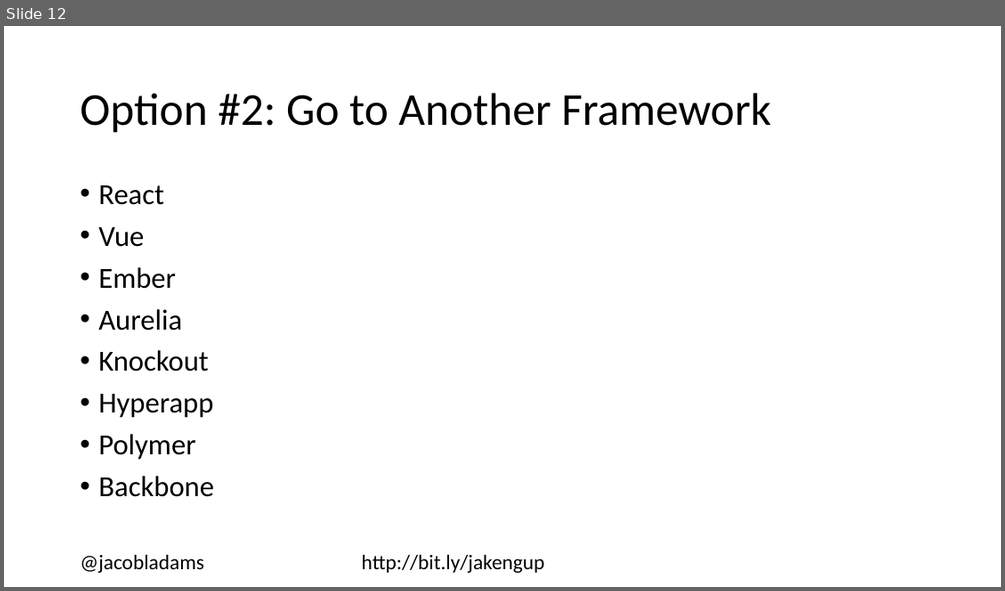
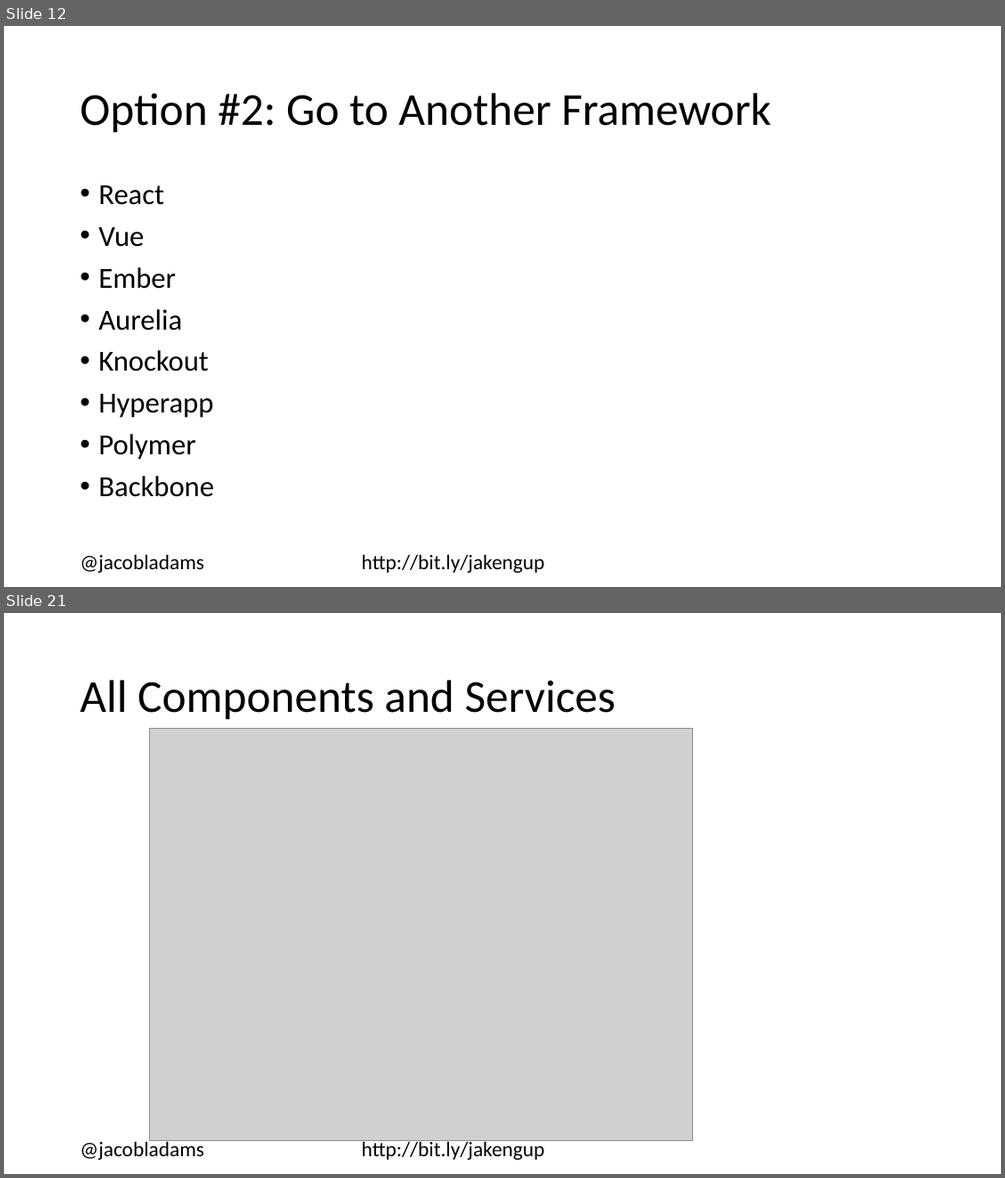
Before and after one commit to jacobladams/upgrading-from-angularjs-1-to-angular-2-plus-presentation, a slide deck: Upgrading from AngularJS 1 to Angular 2+.pptx. Shown one above the other, each under a label of ours: slide 12 before the commit, slides 12 and 21 after it; the slides between them are not shown. The pictures are 1005x591 and 1005x1178 pixels, drawn with LibreOffice and Linux fonts; fonts in the diff are those of the drawing; grey boxes stand for pictures. Boxes give left, top, right and bottom in pixels: in the first picture for what was removed or moved away, otherwise in the second. Text is boxed around its words. In the diff, an @@ line names an element or a change of style, - is before the commit and + after.

```diff
--- a/Upgrading from AngularJS 1 to Angular 2+.pptx
+++ b/Upgrading from AngularJS 1 to Angular 2+.pptx
@@ slide 21 added at [4,613,1001,1174], background #FFFFFF @@
@@ title added at [80,680,616,720], 44 pt, text #000000 @@
+All Components and Services
@@ picture added at [150,728,694,1141] @@
@@ text added at [80,1138,545,1159], 20 pt, text #000000 @@
+@jacobladams http://bit.ly/jakengup
```
Also in this commit, not shown: 7 slides changed, 8 other slides added.
